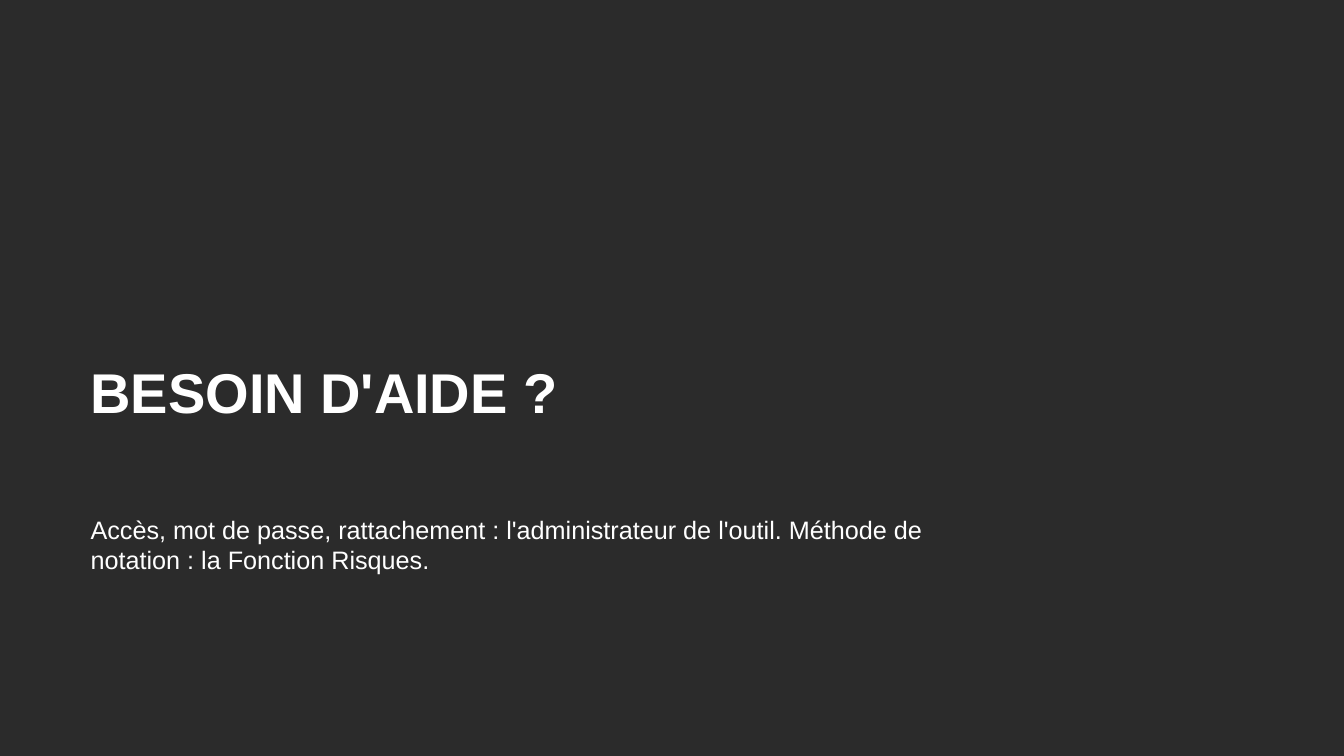
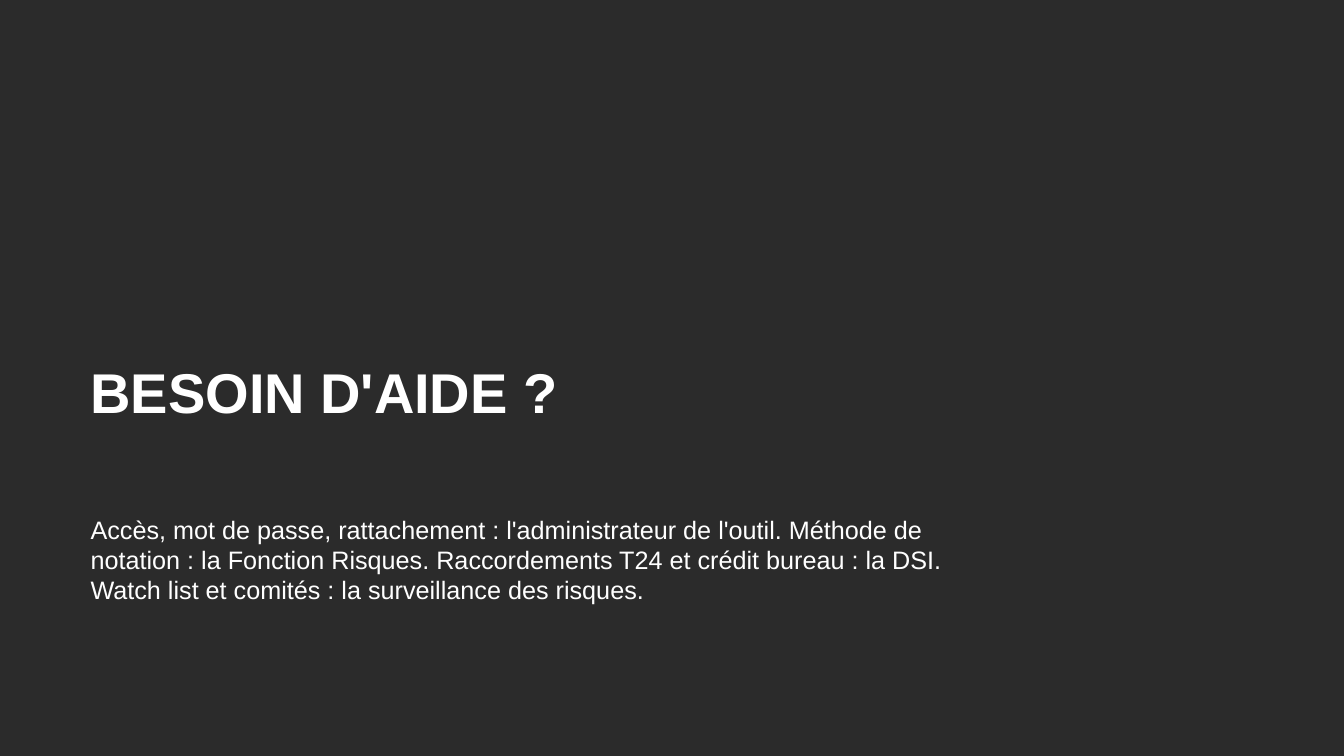
Before and after one commit to tariqeddoumi/Entreprise-scoring-cl, a slide deck: slide 96 of docs/guides/Guide_utilisateur_outil_notation.pptx (slide 72 before the commit). Drawn at 1344x756 pixels with LibreOffice and Linux fonts; fonts in the diff are those of the drawing; background and template pictures are left out; a plain dark background stands for a picture behind light text. Boxes give left, top, right and bottom in pixels: in the first picture for what was removed or moved away, otherwise in the second. Text is boxed around its words. In the diff, an @@ line names an element or a change of style, - is before the commit and + after.

```diff
--- a/docs/guides/Guide_utilisateur_outil_notation.pptx
+++ b/docs/guides/Guide_utilisateur_outil_notation.pptx
@@ text at (91,520,941,605): text changed @@
-Accès, mot de passe, rattachement : l'administrateur de l'outil. Méthode de notation : la Fonction Risques.
+Accès, mot de passe, rattachement : l'administrateur de l'outil. Méthode de notation : la Fonction Risques. Raccordements T24 et crédit bureau : la DSI. Watch list et comités : la surveillance des risques.
```
Also in this commit, not shown: 14 other slides changed, 24 slides added, 1 other file.
